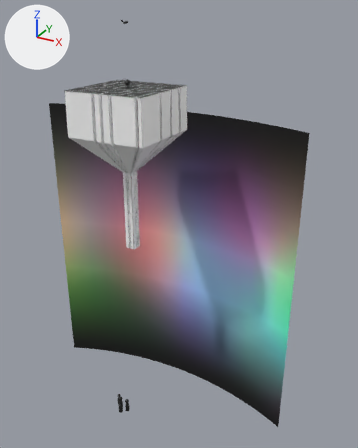
The glTF model dist/assets/models/env.glb as it was, and as the next commit left it.
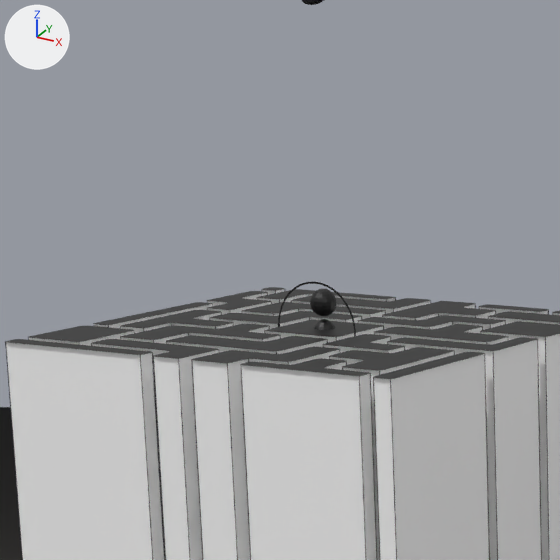
The first picture shows the older version from a 50 mm camera at (32.8, -47.7, 8.5) aimed at (3.2, 6.2, -18.5). The close-ups show both versions on the part from 18% to 49% of the width and 5% to 30% of the height of that picture; other places that the commit changed are outside them. Every picture has the same lights, and +X, +Y and +Z are marked at upper left. Where no turn or scale is listed for an object, it has been applied to the vertices. Vertices at the same position are counted once.

Names of what the first close-up shows: 'backdrop1', 'center_top', 'char', 'char.001', 'lines', 'sides', 'top'.
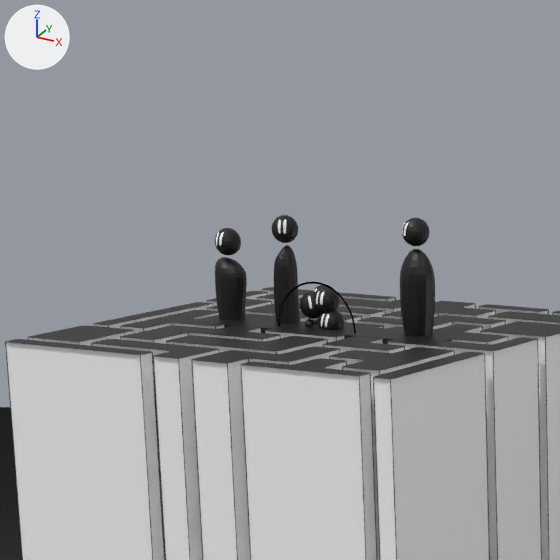
The change, as a list of edits to the scene's bpy script:
```text
Add mat_defaultmaterial_017:
    mat_defaultmaterial_017 = bpy.data.materials.new('DefaultMaterial.017')
    mat_defaultmaterial_017.use_nodes = True; mat_defaultmaterial_017.node_tree.nodes.clear()
    _N = mat_defaultmaterial_017.node_tree.nodes; _L = mat_defaultmaterial_017.node_tree.links
    n0 = _N.new('ShaderNodeOutputMaterial'); n0.name = 'Material Output'
    n1 = _N.new('ShaderNodeBsdfPrincipled'); n1.name = 'Principled BSDF'
    n2 = _N.new('ShaderNodeVertexColor'); n2.name = 'Color Attribute'
    _L.new(n1.outputs[0], n0.inputs[0])  # 'BSDF' to 'Surface'
    _L.new(n2.outputs[0], n1.inputs[0])  # 'Color' to 'Base Color'
Add mat_defaultmaterial_015:
    mat_defaultmaterial_015 = bpy.data.materials.new('DefaultMaterial.015')
    mat_defaultmaterial_015.use_nodes = True; mat_defaultmaterial_015.node_tree.nodes.clear()
    _N = mat_defaultmaterial_015.node_tree.nodes; _L = mat_defaultmaterial_015.node_tree.links
    n0 = _N.new('ShaderNodeOutputMaterial'); n0.name = 'Material Output'
    n1 = _N.new('ShaderNodeBsdfPrincipled'); n1.name = 'Principled BSDF'
    n2 = _N.new('ShaderNodeVertexColor'); n2.name = 'Color Attribute'
    _L.new(n1.outputs[0], n0.inputs[0])  # 'BSDF' to 'Surface'
    _L.new(n2.outputs[0], n1.inputs[0])  # 'Color' to 'Base Color'
Add mat_defaultmaterial_014:
    mat_defaultmaterial_014 = bpy.data.materials.new('DefaultMaterial.014')
    mat_defaultmaterial_014.use_nodes = True; mat_defaultmaterial_014.node_tree.nodes.clear()
    _N = mat_defaultmaterial_014.node_tree.nodes; _L = mat_defaultmaterial_014.node_tree.links
    n0 = _N.new('ShaderNodeOutputMaterial'); n0.name = 'Material Output'
    n1 = _N.new('ShaderNodeBsdfPrincipled'); n1.name = 'Principled BSDF'
    n2 = _N.new('ShaderNodeVertexColor'); n2.name = 'Color Attribute'
    _L.new(n1.outputs[0], n0.inputs[0])  # 'BSDF' to 'Surface'
    _L.new(n2.outputs[0], n1.inputs[0])  # 'Color' to 'Base Color'
Add mat_defaultmaterial_013:
    mat_defaultmaterial_013 = bpy.data.materials.new('DefaultMaterial.013')
    mat_defaultmaterial_013.use_nodes = True; mat_defaultmaterial_013.node_tree.nodes.clear()
    _N = mat_defaultmaterial_013.node_tree.nodes; _L = mat_defaultmaterial_013.node_tree.links
    n0 = _N.new('ShaderNodeOutputMaterial'); n0.name = 'Material Output'
    n1 = _N.new('ShaderNodeBsdfPrincipled'); n1.name = 'Principled BSDF'
    n2 = _N.new('ShaderNodeVertexColor'); n2.name = 'Color Attribute'
    _L.new(n1.outputs[0], n0.inputs[0])  # 'BSDF' to 'Surface'
    _L.new(n2.outputs[0], n1.inputs[0])  # 'Color' to 'Base Color'
Add mat_defaultmaterial_012:
    mat_defaultmaterial_012 = bpy.data.materials.new('DefaultMaterial.012')
    mat_defaultmaterial_012.use_nodes = True; mat_defaultmaterial_012.node_tree.nodes.clear()
    _N = mat_defaultmaterial_012.node_tree.nodes; _L = mat_defaultmaterial_012.node_tree.links
    n0 = _N.new('ShaderNodeOutputMaterial'); n0.name = 'Material Output'
    n1 = _N.new('ShaderNodeBsdfPrincipled'); n1.name = 'Principled BSDF'
    n2 = _N.new('ShaderNodeVertexColor'); n2.name = 'Color Attribute'
    _L.new(n1.outputs[0], n0.inputs[0])  # 'BSDF' to 'Surface'
    _L.new(n2.outputs[0], n1.inputs[0])  # 'Color' to 'Base Color'
Add mat_defaultmaterial_011:
    mat_defaultmaterial_011 = bpy.data.materials.new('DefaultMaterial.011')
    mat_defaultmaterial_011.use_nodes = True; mat_defaultmaterial_011.node_tree.nodes.clear()
    _N = mat_defaultmaterial_011.node_tree.nodes; _L = mat_defaultmaterial_011.node_tree.links
    n0 = _N.new('ShaderNodeOutputMaterial'); n0.name = 'Material Output'
    n1 = _N.new('ShaderNodeBsdfPrincipled'); n1.name = 'Principled BSDF'
    n2 = _N.new('ShaderNodeVertexColor'); n2.name = 'Color Attribute'
    _L.new(n1.outputs[0], n0.inputs[0])  # 'BSDF' to 'Surface'
    _L.new(n2.outputs[0], n1.inputs[0])  # 'Color' to 'Base Color'
Change me_mesh_10:
    remove me_mesh_10.from_pydata(...)  # 323 vertices, 638 faces; spans x -0.31..0.31, y -0.3..0.31, z -1.0..0.86
    add me_mesh_10.from_pydata(...)  # 375 vertices, 847 faces; spans x -0.61..0.17, y -0.27..0.34, z -1.0..0.78
    me_mesh_10 part 1: the loose piece of 141 vertices spanning x -0.31..0.31, y -0.3..0.31, z -1.0..0.2 is rebuilt with 125 vertices and now spans x -0.44..0.17, y -0.27..0.34, z -1.0..0.13
    me_mesh_10 part 2: a new loose piece of 250 vertices spanning x -0.61..-0.01, y -0.25..0.34, z 0.18..0.78, in mat_defaultmaterial_009
    me_mesh_10 part 3: 182 vertices removed from x -0.3..0.3, y -0.29..0.29, z 0.26..0.86
Change ob_char:
    ob_char.location: (0.337, 0.0, 6.832) -> (0.337, 0.0, 0.0)
    ob_char.rotation_euler: (1.571, 0.0, -1.571) -> (0.0, -1.571, 0.0)  # degrees (90, 0, -90) -> degrees (0, -90, 0)
Add ob_char_003:
    ob_char_003 = bpy.data.objects.new('char.003', me_mesh_18)  # 373 vertices, 843 faces; spans x -0.329..0.535, y -0.266..0.356, z -1.0..0.427
    ob_char_003.location = (0.0, 0.0, 0.0)
Add ob_char_002:
    ob_char_002 = bpy.data.objects.new('char.002', me_mesh_16)  # 380 vertices, 857 faces; spans x -0.38..0.49, y -0.3..0.42, z -1.0..0.9
    ob_char_002.location = (0.0, 0.0, 0.0)
Add ob_ground:
    ob_ground = bpy.data.objects.new('ground', me_mesh_15)  # a box spanning x -3.3..3.3, y -0.62..0.62, z -0.2..0.0
    ob_ground.location = (0.0, 0.0, 0.0)
Add ob_char3:
    ob_char3 = bpy.data.objects.new('char3', me_mesh_14)  # 344 vertices, 652 faces; spans x -0.38..0.44, y -0.31..0.31, z 0.0..2.0
    ob_char3.location = (-2.66, 0.17, 0.0)
Add ob_char2:
    ob_char2 = bpy.data.objects.new('char2', me_mesh_13)  # 344 vertices, 652 faces; spans x -0.4..0.44, y -0.39..0.38, z 0.0..2.47
    ob_char2.location = (2.33, 0.24, 0.0)
Add ob_char1:
    ob_char1 = bpy.data.objects.new('char1', me_mesh_12)  # 344 vertices, 652 faces; spans x -0.31..0.3, y -0.31..0.29, z 0.0..2.33
    ob_char1.location = (-1.22, 0.38, 0.0)
```

Pixel boxes [x1, y1, x2, y2] of what changed, in the close-ups (560 x 560 px):
'char2', added
    after: [400, 218, 435, 336]
'char3', added
    after: [215, 228, 247, 321]
'char1', added
    after: [272, 215, 300, 324]
'ground', added
    after: [191, 315, 464, 344]
'char.001', reshaped
    before: [310, 289, 337, 330]
    after: [300, 291, 321, 328]
'char.002', added
    after: [313, 286, 340, 329]
'char.003', added
    after: [318, 310, 344, 330]
'char', moved, turned
    before: [302, 0, 324, 5]
    after: [305, 319, 314, 327]
part 1 of me_mesh_10, rebuilt
    before: [314, 319, 335, 330]
    after: [312, 321, 317, 328]
part 2 of me_mesh_10, added
    after: [300, 291, 321, 319]
part 3 of me_mesh_10, deleted (black)
    before: [310, 289, 337, 316]
